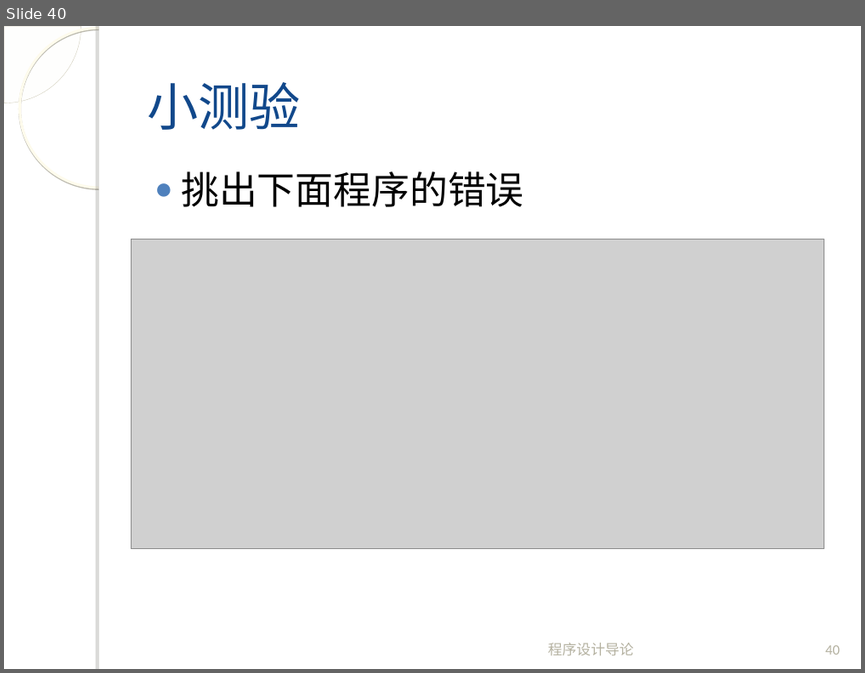
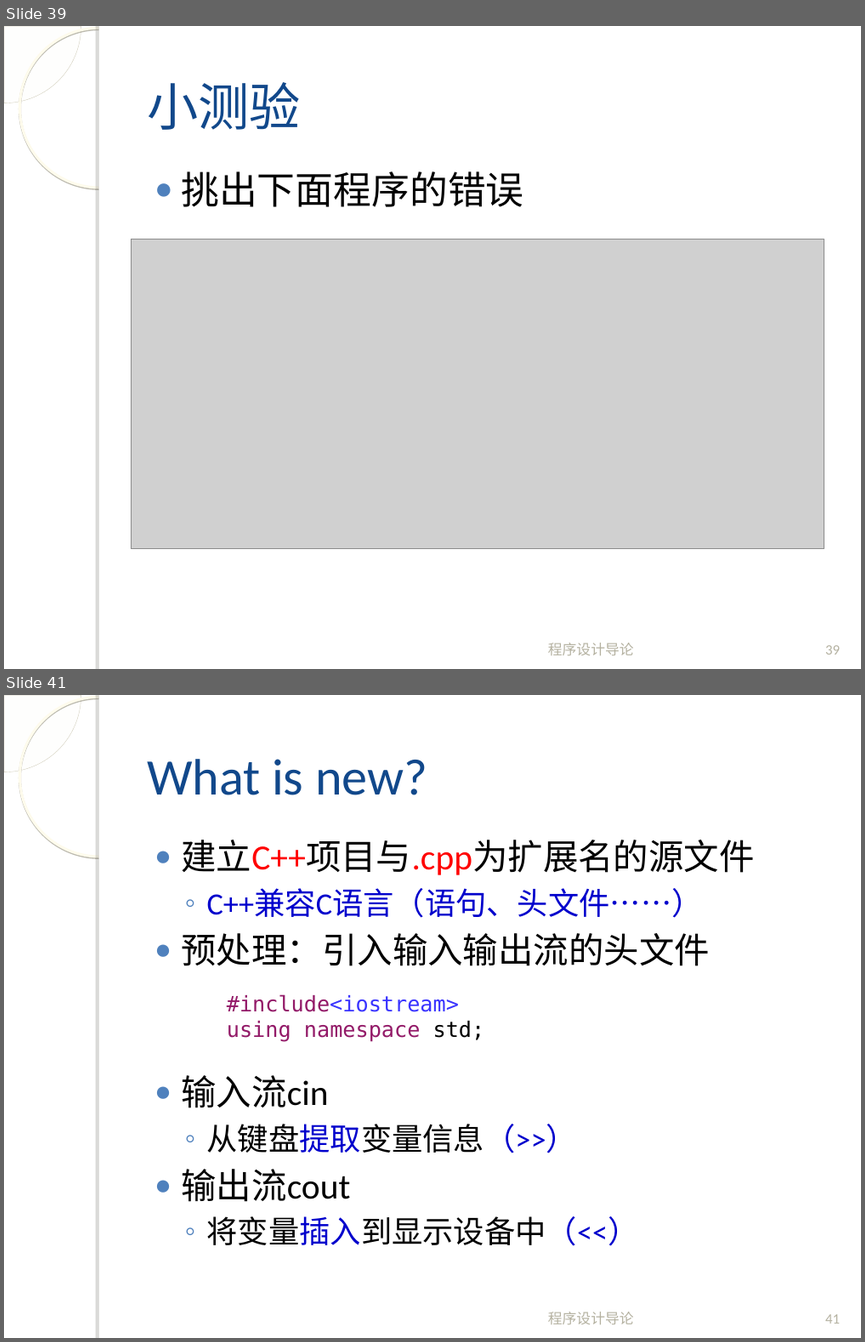
Before and after one commit to fanju1984/introduction-to-programming, a slide deck: introduction-to-programming/slides/2018/03-Data-And-C-1.ppt. Shown one above the other, each under a label of ours: slide 40 before the commit, slides 39 and 41 after it; the slides between them are not shown. The pictures are 865x673 and 865x1342 pixels, drawn with LibreOffice and Linux fonts; fonts in the diff are those of the drawing; grey boxes stand for pictures; background and template pictures are left out. Boxes give left, top, right and bottom in pixels: in the first picture for what was removed or moved away, otherwise in the second. Text is boxed around its words. In the diff, an @@ line names an element or a change of style, - is before the commit and + after.

```diff
--- a/introduction-to-programming/slides/2018/03-Data-And-C-1.ppt
+++ b/introduction-to-programming/slides/2018/03-Data-And-C-1.ppt
@@ slide 41 added at (x1=4, y1=695, x2=861, y2=1338), background picture (left out); not listed: 4 template elements that a slide beside it also shows @@
@@ title added at (x1=147, y1=759, x2=427, y2=795), 43 pt, text #11488B @@
+What is new?
@@ text added at (x1=181, y1=839, x2=754, y2=1246), 29.6 pt, text #000000 @@
+● 建立C++项目与.cpp为扩展名的源文件
+  ◦ C++兼容C语言（语句、头文件……）
+● 预处理：引入输入输出流的头文件
+● 输入流cin
+  ◦ 从键盘提取变量信息（>>）
+● 输出流cout
+  ◦ 将变量插入到显示设备中（<<）
@@ text added at (x1=227, y1=994, x2=485, y2=1042), 18 pt, text #931A68 @@
+#include<iostream>
+using namespace std;
@@ text added at (x1=548, y1=1311, x2=634, y2=1324), 12 pt, text #B4B1A0 @@
+程序设计导论
@@ page number added at (x1=825, y1=1314, x2=840, y2=1323), 12 pt, text #B4B1A0 @@
+41
@@ what was slide 40 is now slide 39 @@
@@ page number at (x1=825, y1=645, x2=840, y2=654): text changed @@
-40
+39
```
Also in this commit, not shown: 2 slides changed, 9 other slides added, 11 slides removed, 1 other file.
